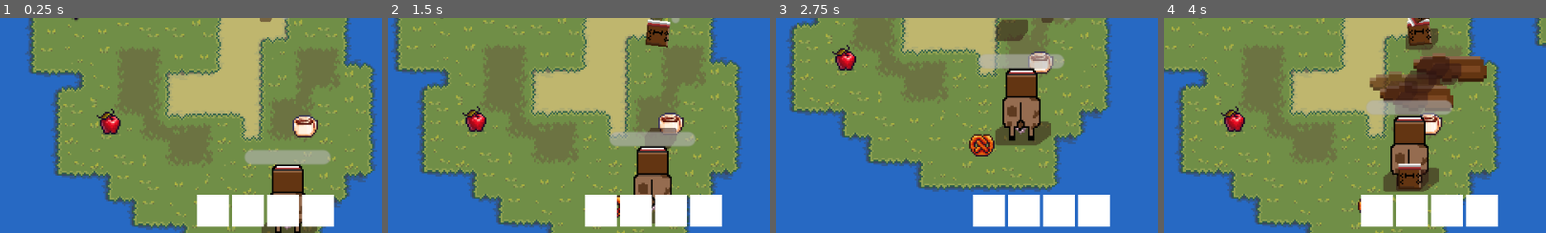
Above: before the commit, frames 1-4 (left to right).
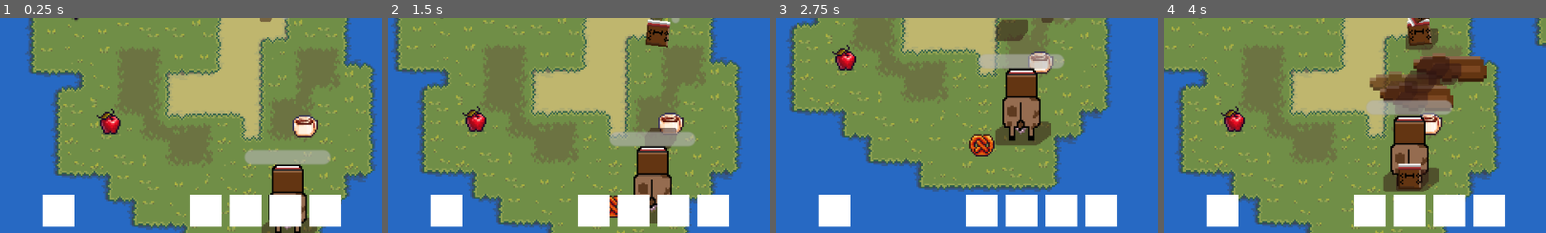
Above: after the commit, the same moments.

Repository: NDJia/tojam2025
Game: Godot game, scene res://Scenes/main/main.tscn
Two runs of this game, one before a commit and one after it. Both use one fixed random seed, a clock stepped at 60 frames per second and the inputs below.
Inputs (mouse positions are % of the whole screen's width and height, from its top left):
- Up to frame 1 (0.25 s): no input
- Up to frame 2 (1.5 s): move the mouse to (72, 45) at 0.52 s; press the mouse at (72, 45) at 0.53 s; hold D (Right) 0.53-1.28 s; move the mouse to (30, 55) at 1.27 s; release the mouse at (30, 55) at 1.28 s; hold S (Down) from 1.28 s (still down); tap Space (Dash) at 1.35 s
- Up to frame 3 (2.75 s): move the mouse to (60, 28) at 2.02 s; release S (Down) at 2.03 s; press the mouse at (60, 28) at 2.03 s; hold D (Right) from 2.03 s (still down)
- Up to frame 4 (4 s): move the mouse to (45, 70) at 2.77 s; release D (Right) at 2.78 s; release the mouse at (45, 70) at 2.78 s; hold W (Up) 2.78-3.53 s; tap Space (Dash) at 2.85 s; move the mouse to (80, 65) at 3.52 s; press the mouse at (80, 65) at 3.53 s; hold A (Left) from 3.53 s (still down)
The pictures show only the part of the screen within x 15-65%, y 50-100%; the shares and areas given below are measured in that part.

The runs differ from the first frame. In frame 1, 3.0% of the frame differs, in the area x 11-90%, y 82-98%; in frame 2, 2.9%; in frame 3, 2.9%; in frame 4, 2.9%.

Commit message:
changed HUD layout and added pause menu

Diff:
--- a/Scenes/UI/hud.tscn
+++ b/Scenes/UI/hud.tscn
@@ -1,6 +1,7 @@
-[gd_scene load_steps=2 format=3 uid="uid://b5wog7x507abq"]
+[gd_scene load_steps=3 format=3 uid="uid://b5wog7x507abq"]
 
 [ext_resource type="Script" uid="uid://5u80v8ppeimo" path="res://Scripts/hud.gd" id="1_e0onf"]
+[ext_resource type="PackedScene" uid="uid://s3dxa1gt5e7d" path="res://Scenes/UI/powerups.tscn" id="2_ny26j"]
 
 [node name="HUD" type="CanvasLayer"]
 script = ExtResource("1_e0onf")
@@ -20,34 +21,4 @@
 theme_override_font_sizes/font_size = 64
 text = "HP:"
 
-[node name="HBoxContainer" type="HBoxContainer" parent="."]
-layout_direction = 2
-anchors_preset = 7
-anchor_left = 0.5
-anchor_top = 1.0
-anchor_right = 0.5
-anchor_bottom = 1.0
-offset_left = -149.0
-offset_top = -48.0
-offset_right = 149.0
-offset_bottom = -8.0
-grow_horizontal = 2
-grow_vertical = 0
-size_flags_horizontal = 3
-alignment = 1
-
-[node name="ColorRect" type="ColorRect" parent="HBoxContainer"]
-custom_minimum_size = Vector2(40, 40)
-layout_mode = 2
-
-[node name="ColorRect2" type="ColorRect" parent="HBoxContainer"]
-custom_minimum_size = Vector2(40, 40)
-layout_mode = 2
-
-[node name="ColorRect3" type="ColorRect" parent="HBoxContainer"]
-custom_minimum_size = Vector2(40, 40)
-layout_mode = 2
-
-[node name="ColorRect4" type="ColorRect" parent="HBoxContainer"]
-custom_minimum_size = Vector2(40, 40)
-layout_mode = 2
+[node name="Powerups" parent="." instance=ExtResource("2_ny26j")]
--- a/Scenes/UI/pausemenu.tscn
+++ b/Scenes/UI/pausemenu.tscn
@@ -1,6 +1,9 @@
-[gd_scene format=3 uid="uid://c87s8p1a78vey"]
+[gd_scene load_steps=2 format=3 uid="uid://c87s8p1a78vey"]
+
+[ext_resource type="PackedScene" uid="uid://s3dxa1gt5e7d" path="res://Scenes/UI/powerups.tscn" id="1_rp7hy"]
 
 [node name="PauseMenu" type="CanvasLayer"]
+process_mode = 2
 
 [node name="Border" type="ReferenceRect" parent="."]
 z_index = 1000
@@ -14,6 +17,7 @@
 
 [node name="bg" type="ColorRect" parent="Border"]
 z_index = 1
+layout_mode = 0
 offset_left = -2.0
 offset_top = -2.0
 offset_right = 952.0
@@ -32,3 +36,5 @@
 grow_horizontal = 2
 theme_override_font_sizes/font_size = 80
 text = "GAME PAUSED"
+
+[node name="Powerups" parent="." instance=ExtResource("1_rp7hy")]
--- /dev/null
+++ b/Scenes/UI/powerups.tscn
@@ -0,0 +1,50 @@
+[gd_scene format=3 uid="uid://s3dxa1gt5e7d"]
+
+[node name="Powerups" type="CanvasLayer"]
+
+[node name="PowerBar" type="HBoxContainer" parent="."]
+layout_direction = 2
+anchors_preset = 7
+anchor_left = 0.5
+anchor_top = 1.0
+anchor_right = 0.5
+anchor_bottom = 1.0
+offset_left = -149.0
+offset_top = -48.0
+offset_right = 149.0
+offset_bottom = -8.0
+grow_horizontal = 2
+grow_vertical = 0
+size_flags_horizontal = 3
+theme_override_constants/separation = 10
+alignment = 1
+
+[node name="Passive1" type="ColorRect" parent="PowerBar"]
+custom_minimum_size = Vector2(40, 40)
+layout_mode = 2
+
+[node name="Passive2" type="ColorRect" parent="PowerBar"]
+custom_minimum_size = Vector2(40, 40)
+layout_mode = 2
+
+[node name="Passive3" type="ColorRect" parent="PowerBar"]
+custom_minimum_size = Vector2(40, 40)
+layout_mode = 2
+
+[node name="Passive4" type="ColorRect" parent="PowerBar"]
+custom_minimum_size = Vector2(40, 40)
+layout_mode = 2
+
+[node name="RangedPower" type="ColorRect" parent="."]
+custom_minimum_size = Vector2(40, 40)
+anchors_preset = 7
+anchor_left = 0.5
+anchor_top = 1.0
+anchor_right = 0.5
+anchor_bottom = 1.0
+offset_left = -280.0
+offset_top = -48.0
+offset_right = -240.0
+offset_bottom = -8.0
+grow_horizontal = 2
+grow_vertical = 0
